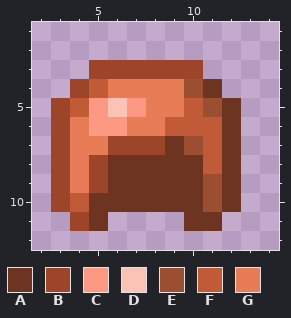
Pixel-art sprite, stored at assets/minecraft/optifine/cit/weapons/copper_set/weathered/i/armor/iron_helmet.png. Above is the file before it was changed.
The file is 16x16 pixels. Shown: x 2..14, y 1..12.
Palette (. is transparent): A #6d3421  B #9c4529  C #fc9982  D #fbc3b6  E #9c4e31  F #c15a36  G #e77c56
And afterwards:
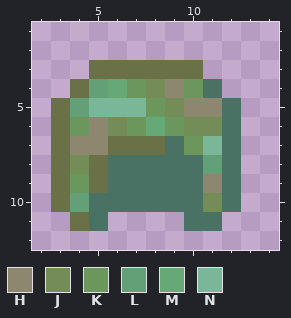
Colours new in this view: H #8d8770  J #748d57  K #6c975c  L #64a077  M #66a977  N #7ab799
The author wrote: Copper items (iron) most item textures for copper should work on iron gear
Diff:
colour A: #6d3421 -> #497164
colour B: #9c4529 -> #6a7147
y 4: x 5..10 FGGGGE -> LMKJHK
y 5: x 4..11 FCDCGGFE -> LNNNKJHH
y 6: x 4..11 GCCGGFFF -> KHJKMKJJ
y 7: x 4..5 GG -> HH; x 10..11 EF -> KN
y 8: x 4 G -> J; x 11 F -> L
y 9: x 4 G -> K; x 11 E -> H
y 10: x 4 F -> L; x 11 E -> J
Changed places in both pictures, as pixel boxes (x1, y1, x2, y2):
changed: (51, 60, 241, 231)
